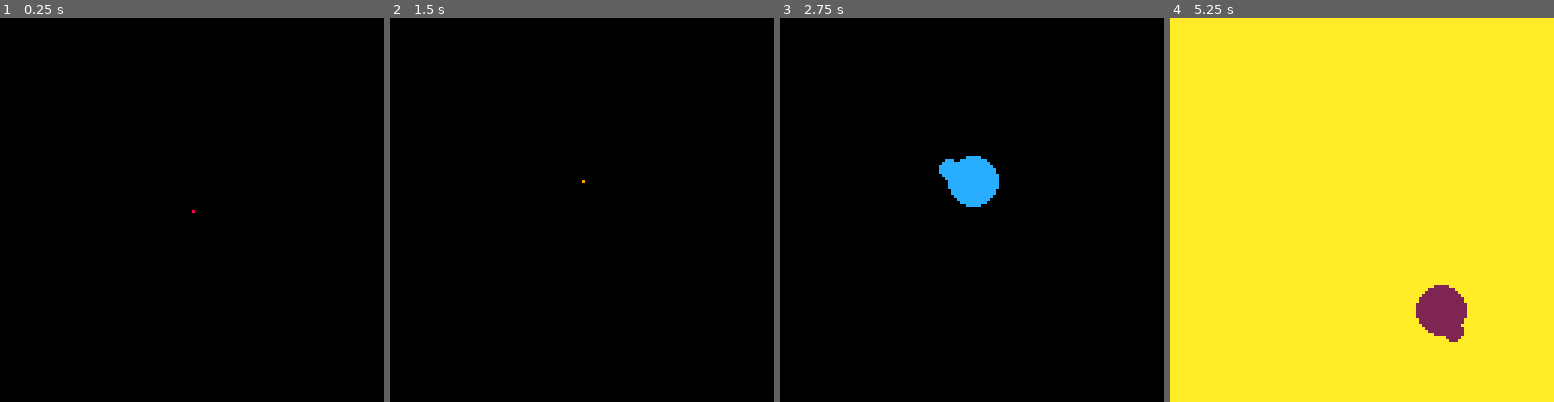
Above: before the commit, frames 1-4 (left to right).
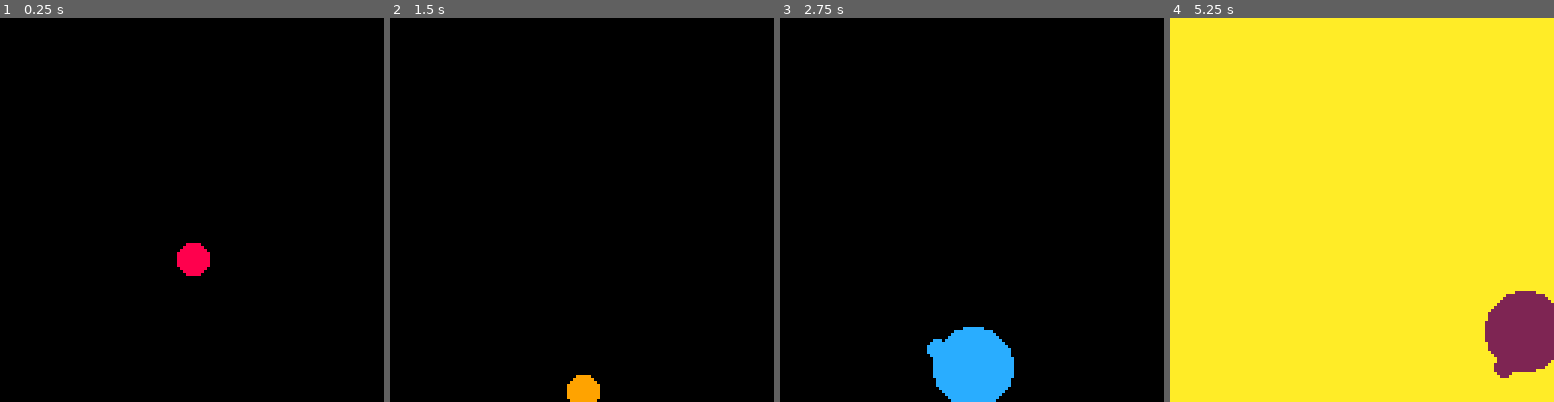
Above: after the commit, the same moments.

Repository: trivorak/p8
Game: PICO-8 cartridge balloon.p8
Two runs of this game, one before a commit and one after it. Both use one fixed random seed, a clock stepped at 60 frames per second and the inputs below.
Inputs:
- Up to frame 1 (0.25 s): no input
- Up to frame 2 (1.5 s): tap X (X key) at 0.33, 1.07 s; tap O (Z key) at 0.7 s
- Up to frame 3 (2.75 s): hold Right 1.6-2.1 s; tap O (Z key) at 1.7, 2.1, 2.5 s; tap X (X key) at 1.85 s; hold Up 2.15-2.42 s; hold Right from 2.47 s (still down)
- Up to frame 4 (5.25 s): tap O (Z key) every 0.4 s from 2.9 to 4.9 s; tap X (X key) at 2.97, 4.08, 5.2 s; release Right at 3.03 s; hold Left 3.08-3.58 s; hold Down 3.63-3.97 s; hold Right 4.02-4.68 s; hold Up 4.73-5.03 s; hold Left from 5.08 s (still down)

The runs differ from the first frame. In frame 1, 0.6% of the frame differs, in the area x 46-55%, y 50-68%; in frame 2, 0.5%; in frame 3, 5.0%, in the area x 38-61%, y 35-100%; in frame 4, 4.8%.

Commit message:
Update balloon.p8
added "gravity"

Diff:
--- a/balloon.p8
+++ b/balloon.p8
@@ -21,6 +21,8 @@
 	invyv = 1
 	lastrandom = 0
 	currentrandom = 0
+	gravity = 2
+	minair = 10
 end
 
 function _update()
@@ -34,12 +36,17 @@
 		cx = air/2-1
 	end
 	if (cy+air/2>127) then
-		invy = callinverse(invy)
 		cy = 127 - air/2
+		if (air > minair) and (rel == true) then
+			invy = callinverse(invy)
+		end
 	end
 	if (cy - air/2<0) then
-		invy = callinverse(invy)
 		cy = air/2 + 1
+		if(air > minair) and (rel == true) then
+			invy = callinverse(invy)
+		end
+
 	end
 
 	if invx == true then invxv = -1 end
@@ -49,6 +56,17 @@
 
 
 -- controls
+
+	--mod angle
+	angle = mod(angle,365)
+	--clamp air
+	if air >= 100 then air = 100 end
+	if air <= minair then air = minair end
+
+
+	mvx = sinx(speed,angle)
+	mvy = cosy(speed,angle)
+
 	if (btn(0)) then
 		angle -= 5
 	end
@@ -69,34 +87,24 @@
 		while ballcolor%16 == bgcolor do
 			bgcolor = flr(rnd(16))
 		end
-	-- cx = cx + mvx * -1 * invxv
-	--	cy = cy + mvy * -1 * invyv
-	--	currentrandom = rnd(10)-5 + lastrandom/1.08
-	--	angle = angle + currentrandom
-	--	lastrandom = currentrandom
-	--	air -= 0.4
-
-	--	if air < 25 then
-	--		air -= 1.0
-	--	end
 	end
 
 	if (btn(5)) then rel=true end
 
-	if (air>0) and (rel==true) then moveballoon() end
-
-	if air==0 then rel=false end
-
-	--mod angle
-	angle = mod(angle,365)
-	--clamp air
-	if air >= 100 then air = 100 end
-	if air <= 0 then air = 0 end
+	if (air>minair) and (rel==true) then moveballoon() end
+
+	if air==minair then rel=false end
+
+	if (rel==false) then
+		cy += gravity
+	end
+
+	if (rel==false) and (air == minair) and (cy+air/2 <= 127) then
+		cx = cx + mvx * -.75 * invxv
+	end
 
 	lnx = sinx(air/2,angle)*invxv+cx
 	lny = cosy(air/2,angle)*invyv+cy
-	mvx = sinx(speed,angle)
-	mvy = cosy(speed,angle)
 
 end
 
